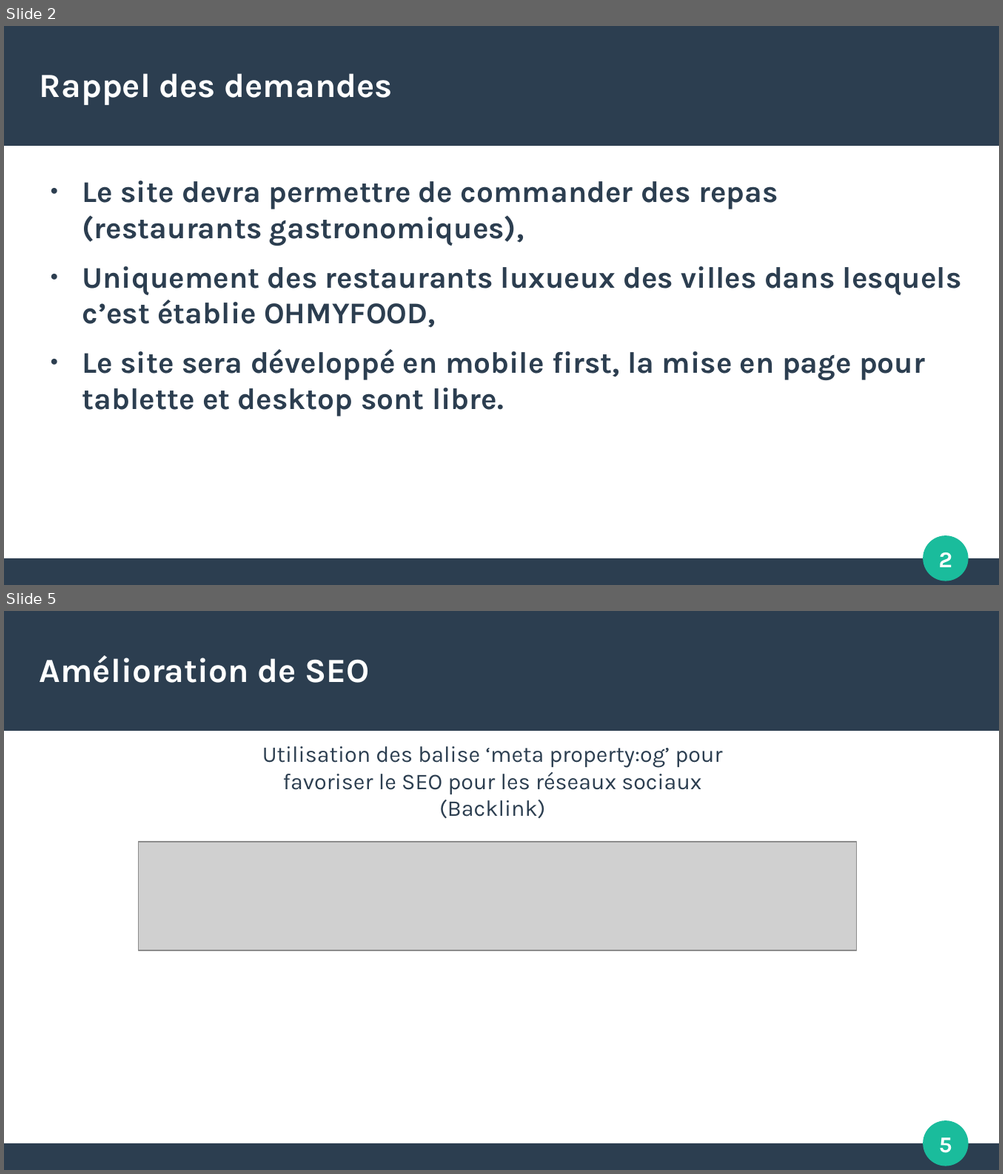
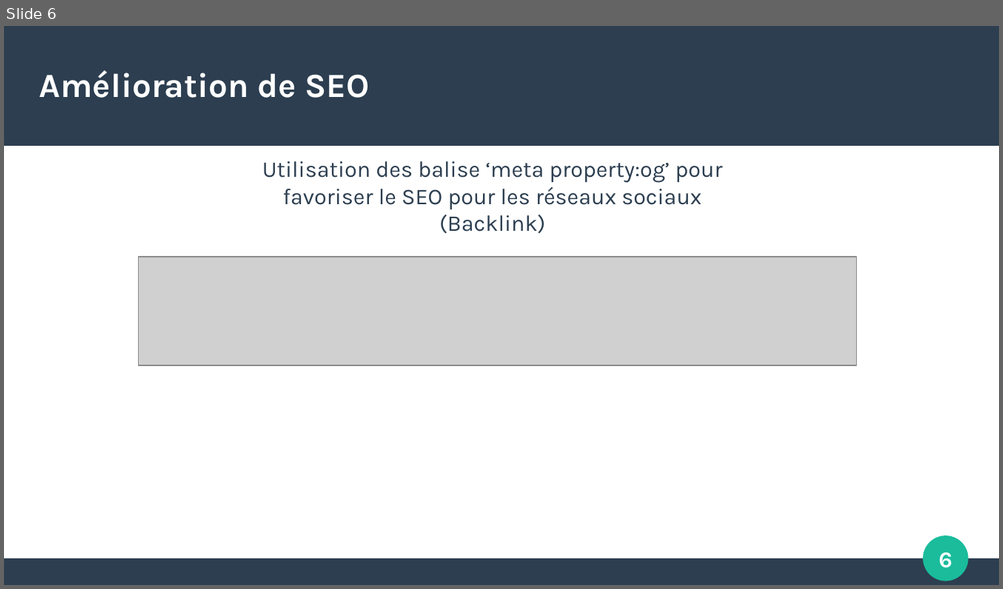
Before and after one commit to pigloo63/Projet4OPC, a slide deck: Docs/Rapport d'optimisation.odp. Shown one above the other, each under a label of ours: slides 2 and 5 before the commit, slide 6 after it; the slides between them are not shown. The pictures are 1003x1174 and 1003x589 pixels, drawn with LibreOffice and Linux fonts; fonts in the diff are those of the drawing; grey boxes stand for pictures. Boxes give left, top, right and bottom in pixels: in the first picture for what was removed or moved away, otherwise in the second. Text is boxed around its words. In the diff, an @@ line names an element or a change of style, - is before the commit and + after.

```diff
--- a/Docs/Rapport d'optimisation.odp
+++ b/Docs/Rapport d'optimisation.odp
@@ slide 2 removed at bbox=[4, 26, 999, 585], background #FFFFFF; not listed: 4 template elements that a slide beside it also shows @@
@@ title removed at bbox=[40, 73, 392, 105] @@
-Rappel des demandes
@@ text removed at bbox=[82, 181, 962, 417] @@
-● Le site devra permettre de commander des repas (restaurants gastronomiques),
-● Uniquement des restaurants luxueux des villes dans lesquels c’est établie OHMYFOOD,
-● Le site sera développé en mobile first, la mise en page pour tablette et desktop sont libre.
@@ what was slide 5 is now slide 6 @@
@@ page number at bbox=[939, 553, 953, 568]: text changed @@
-5
+6
```
Also in this commit, not shown: 6 slides changed, 9 slides added, 7 other slides removed, 5 other files.
